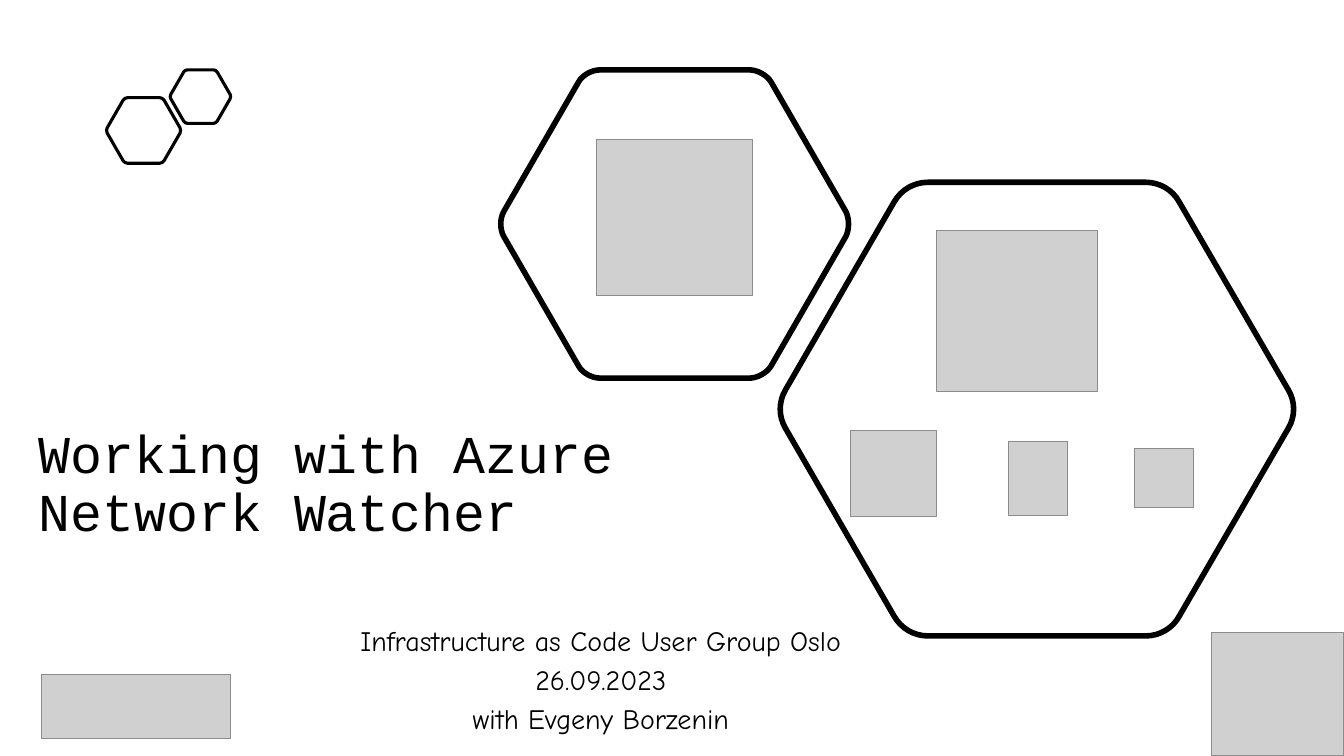
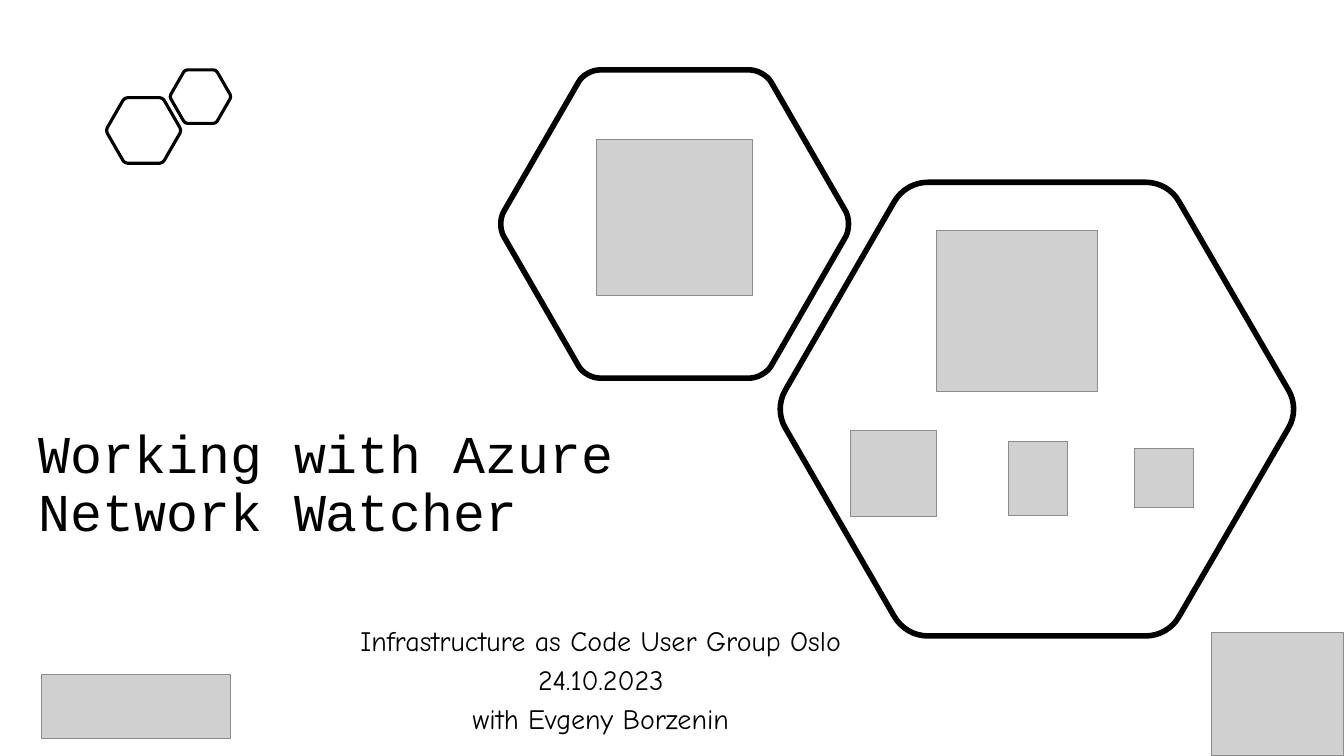
Before and after one commit to kalv25/azure-network-watcher, a slide deck: slide 1 of slides/working-with-azure-network-watcher.ppt. Drawn at 1344x756 pixels with LibreOffice and Linux fonts; fonts in the diff are those of the drawing; grey boxes stand for pictures. Boxes give left, top, right and bottom in pixels: in the first picture for what was removed or moved away, otherwise in the second. Text is boxed around its words. In the diff, an @@ line names an element or a change of style, - is before the commit and + after.

```diff
--- a/slides/working-with-azure-network-watcher.ppt
+++ b/slides/working-with-azure-network-watcher.ppt
@@ subtitle at (538, 671, 663, 690): text changed @@
-26.09.2023
+24.10.2023
```
Also in this commit, not shown: 3 other files.
